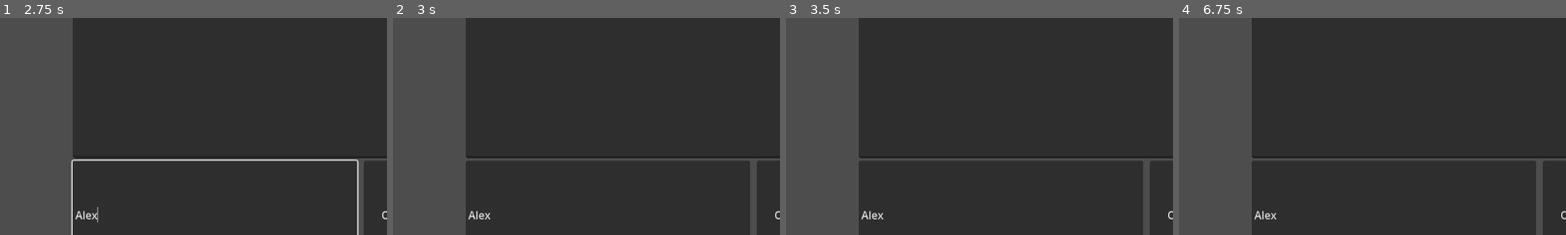
Above: before the commit, frames 1-4 (left to right).
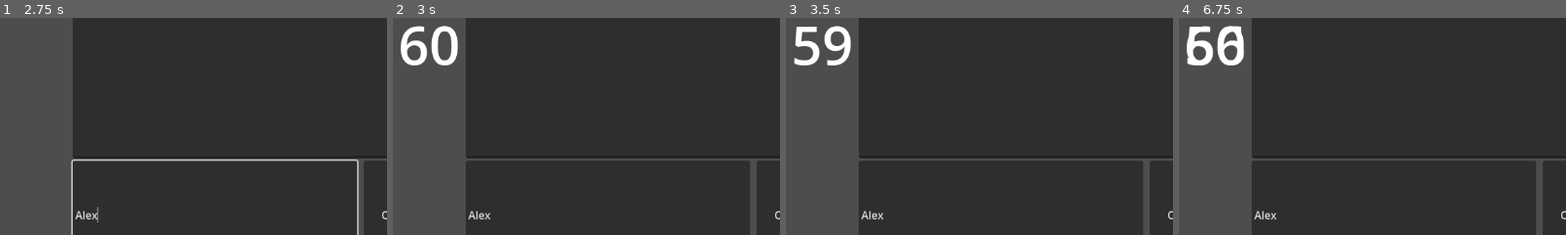
Above: after the commit, the same moments.

Repository: Dimlock/mp_test
Game: Godot game, scene res://main.tscn
Two runs of this game, one before a commit and one after it. Both use one fixed random seed, a clock stepped at 60 frames per second and the inputs below.
Inputs (mouse positions are % of the whole screen's width and height, from its top left):
- Up to frame 1 (2.75 s): click (50, 17) at 0.52 s; type "Alex" at 0.6 s; click "Host" at 1.25 s; click (75, 37) at 2.02 s; type "Alex" at 2.1 s; click (69, 88) at 2.25 s; type "Alex" at 2.33 s
- Up to frame 2 (3 s): click (47, 2) at 2.75 s
- Up to frame 3 (3.5 s): no input
- Up to frame 4 (6.75 s): click "Отправить" at 3.5 s; click "Отправить" at 4.25 s; click "Отправить" at 5 s; click "X" at 5.75 s; click (47, 2) at 6.5 s
The pictures show only the part of the screen within x 41-91%, y 42-92%; the shares and areas given below are measured in that part.

Frame 1 is identical in both runs. In frame 2, 1.4% of the frame differs, in the area x 2-17%, y 3-22%; in frame 3, 1.3%; in frame 4, 1.6%.

Commit message:
Причесал таймер

Diff:
--- a/lobby.gd
+++ b/lobby.gd
@@ -8,7 +8,6 @@
 @onready var network_lobby_handler: Node = $NetworkLobbyHandler
 @onready var timer_spawner: Control = $TimerSpawner
 
-# Called when the node enters the scene tree for the first time.
 func _ready() -> void:
 	multiplayer_spawner.spawn_function = custom_spawn
 	multiplayer.peer_connected.connect(_on_peer_connected)
@@ -20,7 +19,8 @@
 	if id != 1:
 		await Network.peer_added
 	var peer = Network.find_peer_by_id(id)
-	multiplayer_spawner.spawn(peer)
+	if multiplayer.is_server():
+		multiplayer_spawner.spawn(peer)
 
 func custom_spawn(data):
 	var node = player_in_lobby_scene.instantiate()
@@ -29,23 +29,14 @@
 	node.player_not_ready.connect(_on_player_not_ready)
 	return node
 
+
 func _on_player_ready(uid):
 	network_lobby_handler.add_peer(uid)
 
 func _on_player_not_ready(uid):
 	network_lobby_handler.delete_peer(uid)
 
-
 func _on_network_lobby_handler_all_players_ready() -> void:
-	clear_buttons_state.rpc()
-	spawn_timer.rpc()
-
-@rpc("any_peer", "call_local")
-func spawn_timer():
-	var timer_node = timer_scene.instantiate()
-	timer_spawner.add_child(timer_node)
-
-@rpc("any_peer", "call_local")
-func clear_buttons_state():
-	for child in players_list.get_children():
-		child.clear_button_state()
+	if multiplayer.is_server():
+		var timer_node = timer_scene.instantiate()
+		timer_spawner.add_child(timer_node)
--- a/lobby.tscn
+++ b/lobby.tscn
@@ -47,4 +47,9 @@
 offset_right = 270.0
 offset_bottom = 807.0
 
+[node name="Timer_mp_spawner" type="MultiplayerSpawner" parent="TimerSpawner"]
+unique_name_in_owner = true
+_spawnable_scenes = PackedStringArray("uid://cn7jqqk4ip177")
+spawn_path = NodePath("..")
+
 [connection signal="all_players_ready" from="NetworkLobbyHandler" to="." method="_on_network_lobby_handler_all_players_ready"]
--- a/lobby_timer.gd
+++ b/lobby_timer.gd
@@ -4,8 +4,8 @@
 
 
 # Called every frame. 'delta' is the elapsed time since the previous frame.
-func _process(delta: float) -> void:
-	text = str(snapped(timer.time_left, 0.01))
+func _process(_delta: float) -> void:
+	text = str(roundi(timer.time_left))
 
 
 func _on_timer_timeout() -> void:
--- a/network.gd
+++ b/network.gd
@@ -27,8 +27,8 @@
 			return peer
 
 @rpc("any_peer")
-func add_peer(name, id):
-	peers.append({"id": id, "name": name})
+func add_peer(peer_name, id):
+	peers.append({"id": id, "name": peer_name})
 	peer_added.emit()
 
 @rpc("any_peer")
--- a/network_lobby_handler.gd
+++ b/network_lobby_handler.gd
@@ -4,24 +4,30 @@
 
 @onready var multiplayer_synchronizer: MultiplayerSynchronizer = $MultiplayerSynchronizer
 
-var peers_ready: Array[int]:
-	set(value):
-		peers_ready = value
-		await multiplayer_synchronizer.synchronized
-		if peers_ready.size() == Network.peers.size():
-			all_players_ready.emit()
+var peers_ready: Array[int]
 
 
 func add_peer(uid):
 	peers_ready.append(uid)
 	if not multiplayer.is_server():
-		send_peers_ready.rpc_id(1, peers_ready)
+		send_peer_uid.rpc_id(1, uid)
+	else:
+		check_players_readiness()
 
 func delete_peer(uid):
 	peers_ready.erase(uid)
 	if not multiplayer.is_server():
-		send_peers_ready.rpc_id(1, peers_ready)
+		remote_delete_peer.rpc_id(1, uid)
 
 @rpc("any_peer")
-func send_peers_ready(peers_ready_array):
-	peers_ready = peers_ready_array
+func send_peer_uid(uid):
+	peers_ready.append(uid)
+	check_players_readiness()
+
+@rpc("any_peer")
+func remote_delete_peer(uid):
+	peers_ready.erase(uid)
+
+func check_players_readiness():
+	if peers_ready.size() == Network.peers.size():
+			all_players_ready.emit()
--- a/player_in_lobby.gd
+++ b/player_in_lobby.gd
@@ -30,8 +30,3 @@
 		ready_button.text = "X"
 		player_ready.emit(uid)
 	ready_pressed = not ready_pressed
-
-func clear_button_state():
-	ready_button.text = ""
-	ready_pressed = false
-	player_not_ready.emit(uid)
